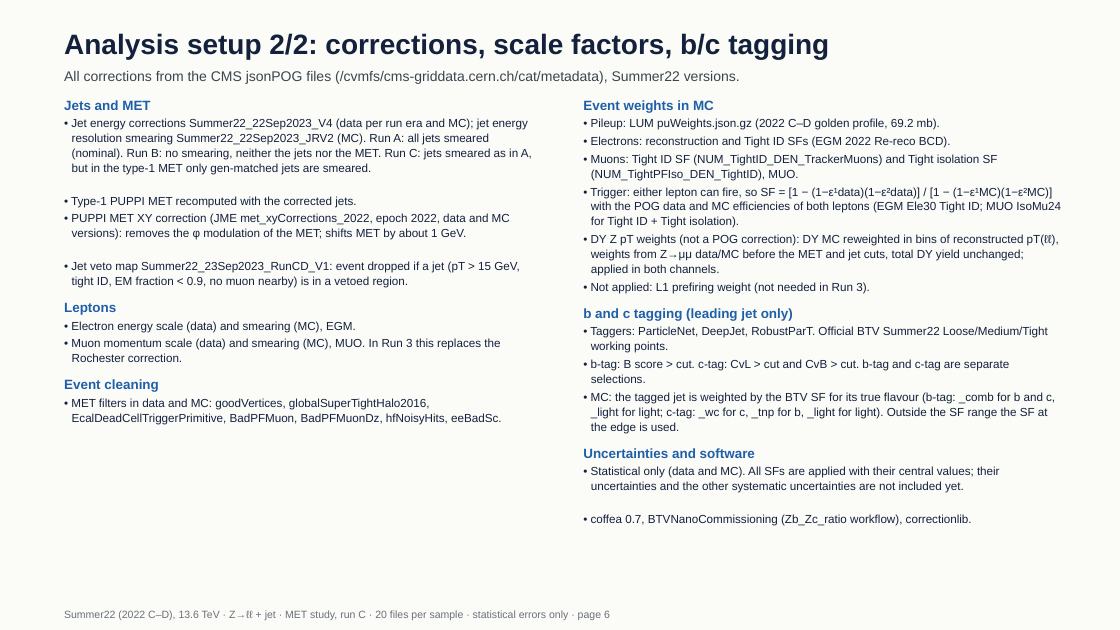
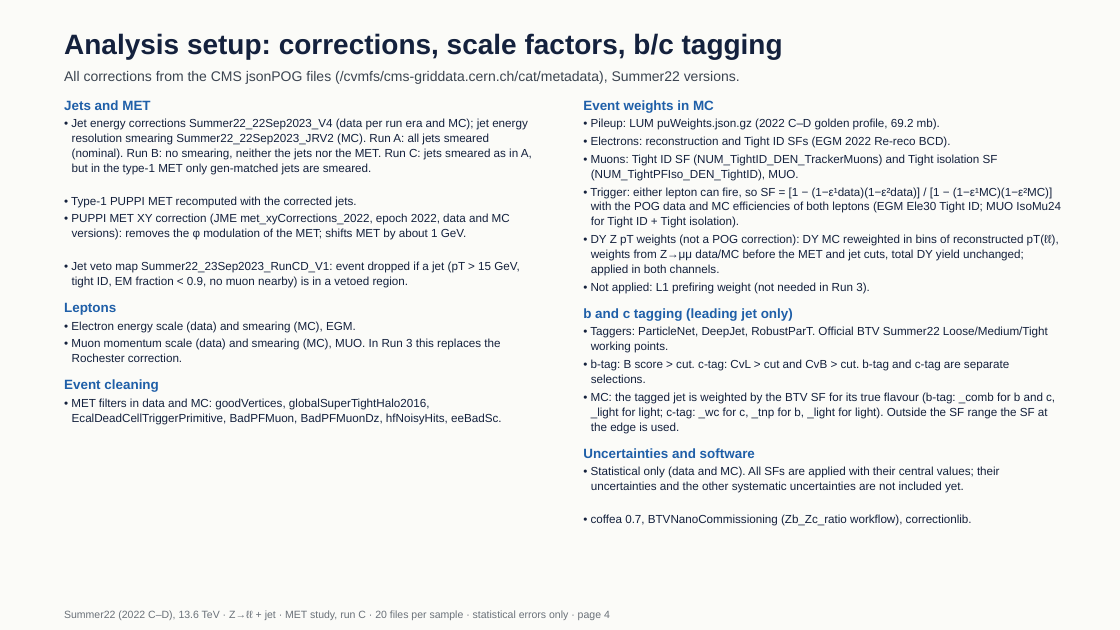
Before and after one commit to Pranjal-Srivastava-2023/BTVNanoCommissioning, a slide deck: slide 4 of hists_zbzc_run3_metxy_jermatched/Summer22/slides_zbzc_metC_Summer22.pptx (slide 6 before the commit). Drawn at 1120x630 pixels with LibreOffice and Linux fonts; fonts in the diff are those of the drawing. Boxes give left, top, right and bottom in pixels: in the first picture for what was removed or moved away, otherwise in the second. Text is boxed around its words. In the diff, an @@ line names an element or a change of style, - is before the commit and + after.

```diff
--- a/hists_zbzc_run3_metxy_jermatched/Summer22/slides_zbzc_metC_Summer22.pptx
+++ b/hists_zbzc_run3_metxy_jermatched/Summer22/slides_zbzc_metC_Summer22.pptx
@@ text at <box>64,33,783,59</box>: text changed @@
-Analysis setup 2/2: corrections, scale factors, b/c tagging
+Analysis setup: corrections, scale factors, b/c tagging
@@ text at <box>64,610,610,620</box>: text changed @@
-Summer22 (2022 C–D), 13.6 TeV · Z→ℓℓ + jet · MET study, run C · 20 files per sample · statistical errors only · page 6
+Summer22 (2022 C–D), 13.6 TeV · Z→ℓℓ + jet · MET study, run C · 20 files per sample · statistical errors only · page 4
```
Also in this commit, not shown: 12 other slides changed, 3 slides removed, 10 other files.
